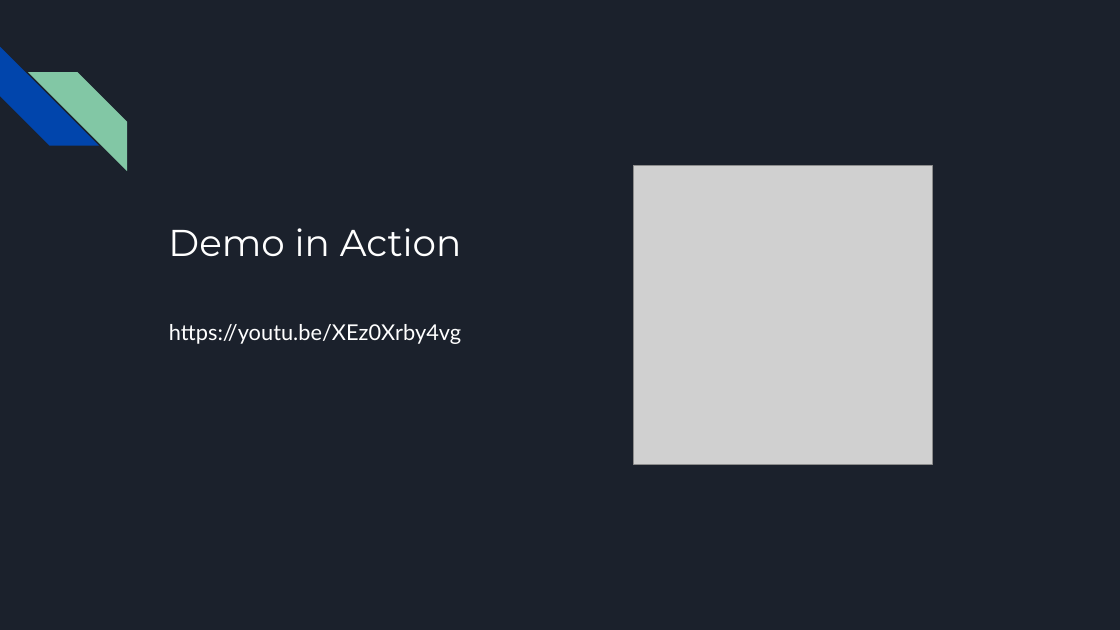
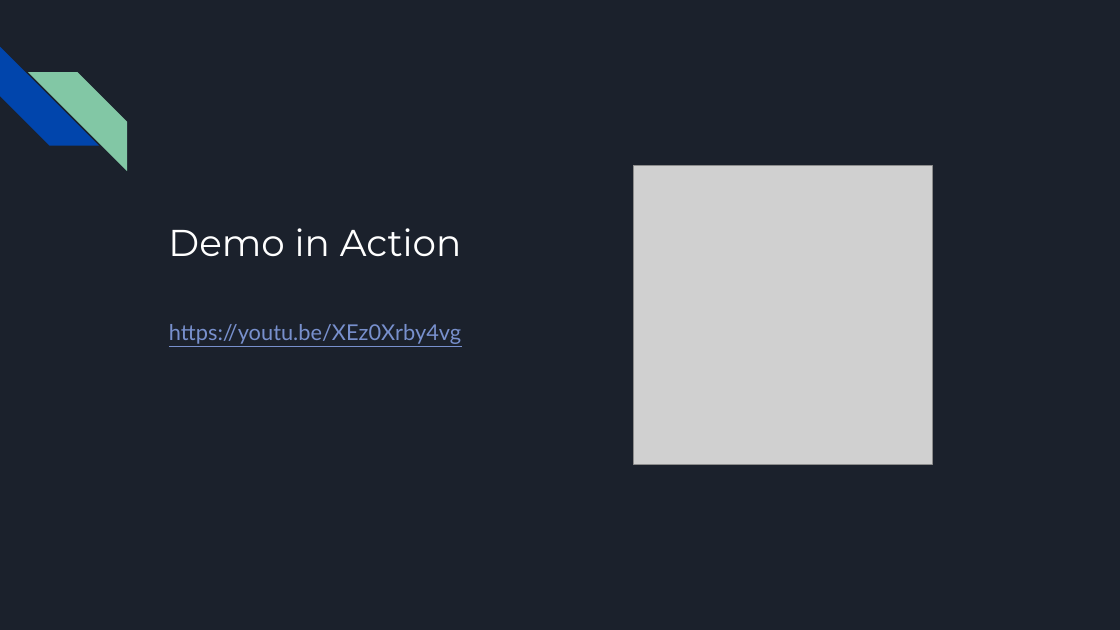
Before and after one commit to ivovi2/SHOUTING-PINWALL, a slide deck: slide 15 of SHOUTING-PINWALL.pptx. Drawn at 1120x630 pixels with LibreOffice and Linux fonts; fonts in the diff are those of the drawing; grey boxes stand for pictures. Boxes give left, top, right and bottom in pixels: in the first picture for what was removed or moved away, otherwise in the second. Text is boxed around its words. In the diff, an @@ line names an element or a change of style, - is before the commit and + after.

```diff
--- a/SHOUTING-PINWALL.pptx
+++ b/SHOUTING-PINWALL.pptx
@@ text "https://youtu.be/XEz0Xrby4vg" at box(169, 324, 461, 344): text colour #FFFFFF to #7890CD, underline on @@
```
Also in this commit, not shown: 8 other slides changed.
